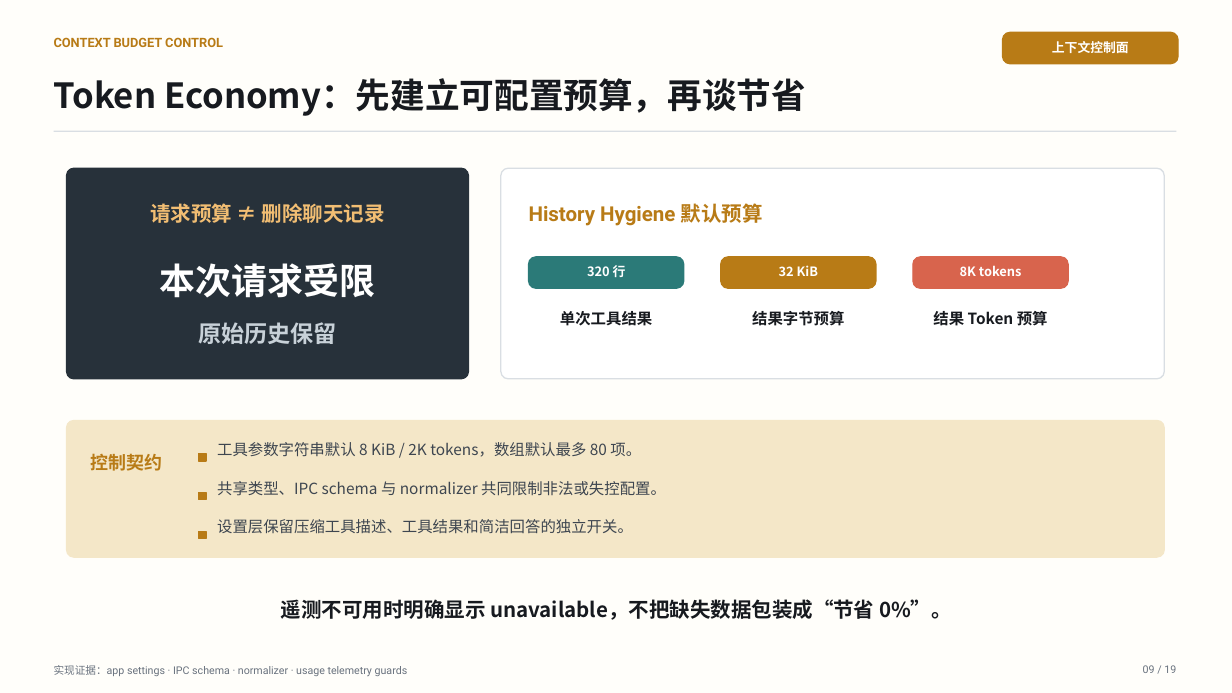
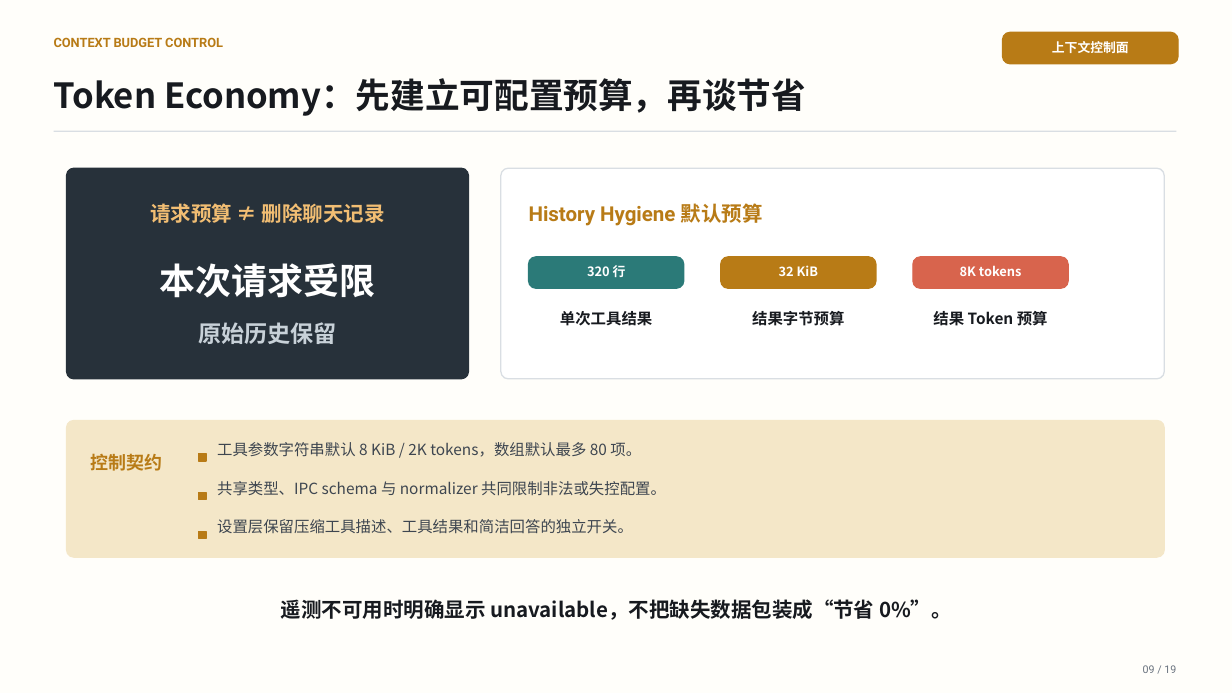
Before and after one commit to 2830500285/BAI-Work, a slide deck: slide 9 of docs/presentation/BAI-Work-Defense-Deck.pptx. Drawn at 1232x693 pixels with LibreOffice and Linux fonts; fonts in the diff are those of the drawing. Boxes give left, top, right and bottom in pixels: in the first picture for what was removed or moved away, otherwise in the second. Text is boxed around its words. In the diff, an @@ line names an element or a change of style, - is before the commit and + after.

```diff
--- a/docs/presentation/BAI-Work-Defense-Deck.pptx
+++ b/docs/presentation/BAI-Work-Defense-Deck.pptx
@@ text removed at bbox=[54, 665, 408, 676] @@
-实现证据：app settings · IPC schema · normalizer · usage telemetry guards
```
Also in this commit, not shown: 16 other slides changed, 1 other file.
